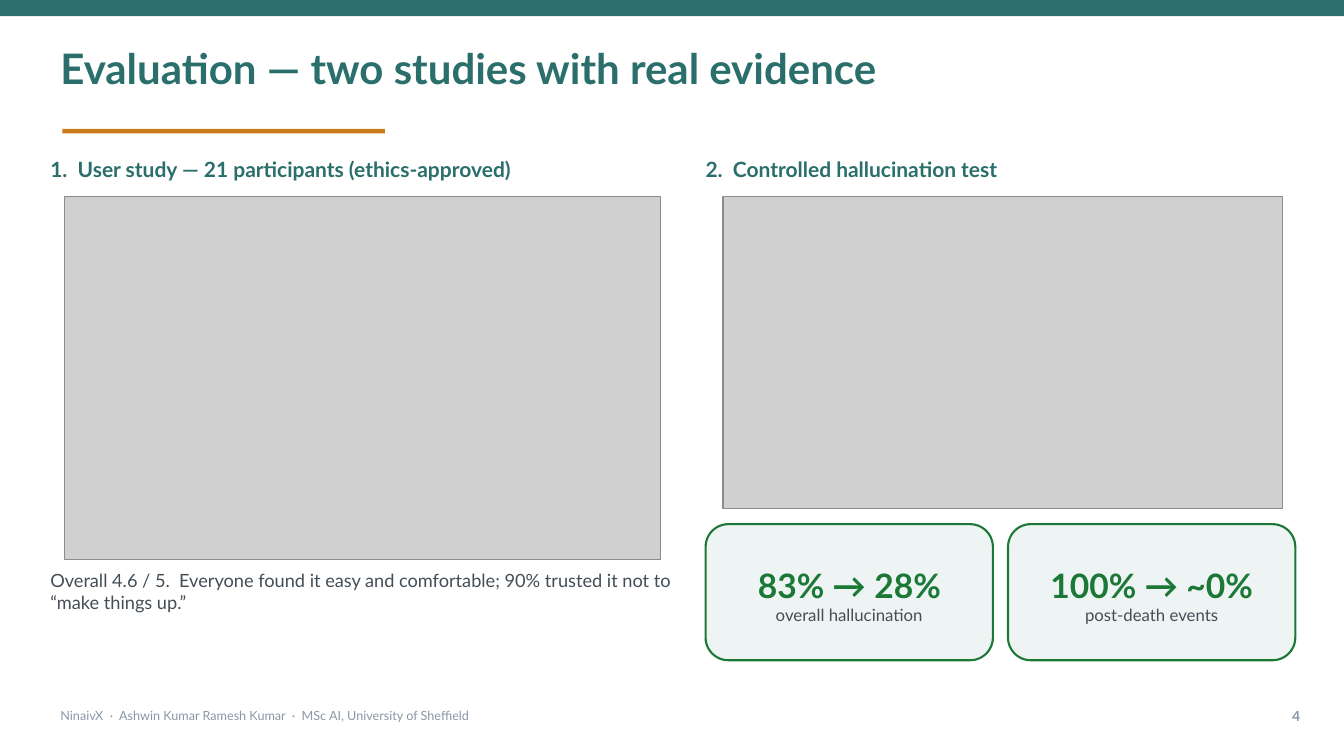
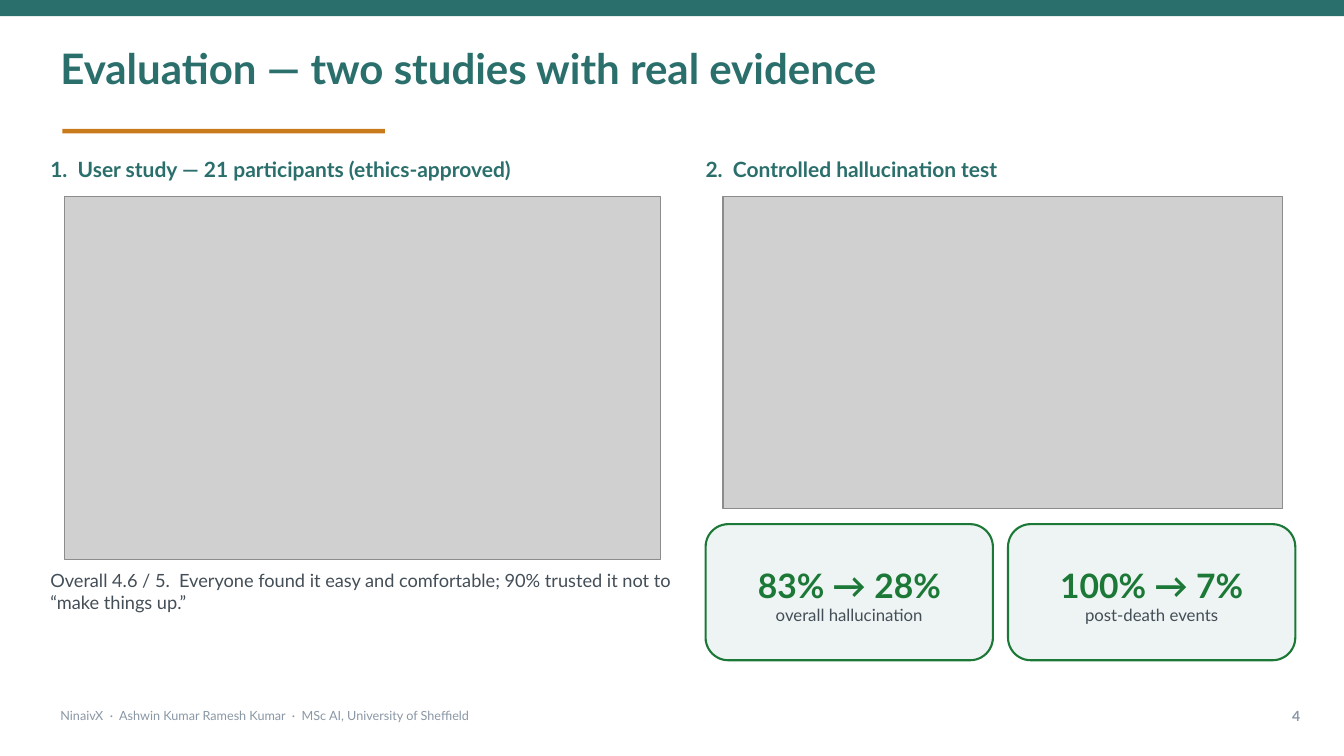
Before and after one commit to HITMAN-AK/NinaivX, a slide deck: slide 4 of backend/docs/report/NinaivX-Presentation.pptx. Drawn at 1344x756 pixels with LibreOffice and Linux fonts; fonts in the diff are those of the drawing; grey boxes stand for pictures. Boxes give left, top, right and bottom in pixels: in the first picture for what was removed or moved away, otherwise in the second. Text is boxed around its words. In the diff, an @@ line names an element or a change of style, - is before the commit and + after.

```diff
--- a/backend/docs/report/NinaivX-Presentation.pptx
+++ b/backend/docs/report/NinaivX-Presentation.pptx
@@ text at (x1=1060, y1=573, x2=1243, y2=599): text changed @@
-100% → ~0%
+100% → 7%
```
Also in this commit, not shown: 1 other file.
